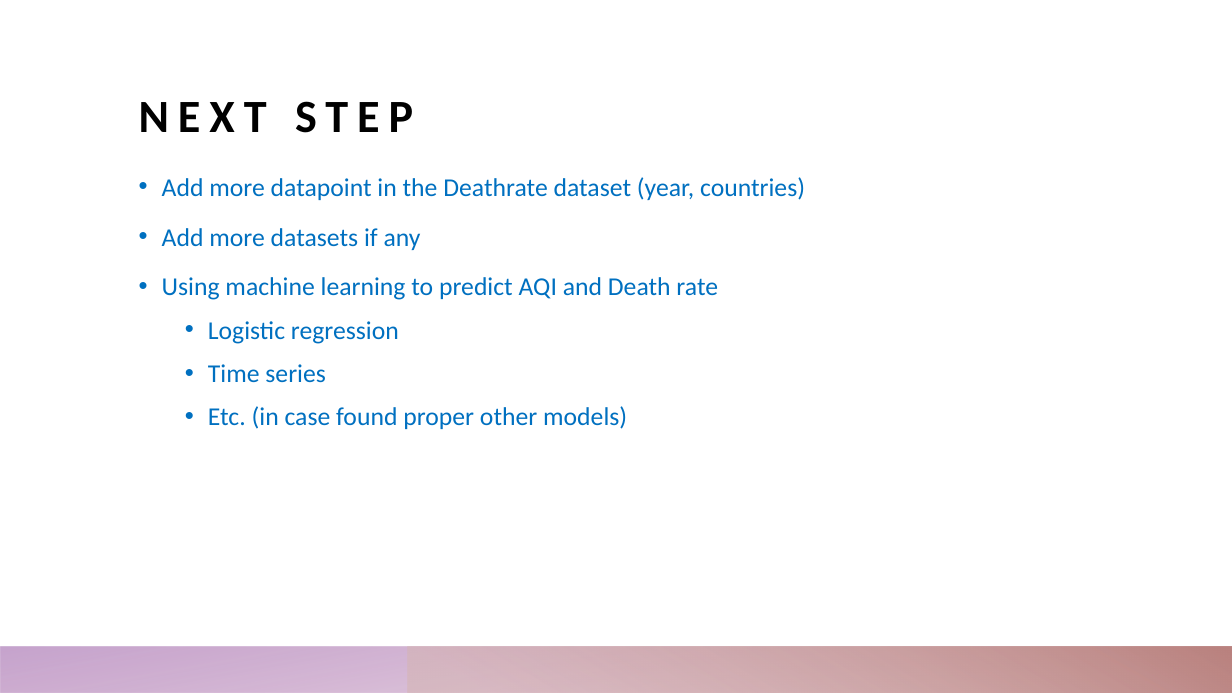
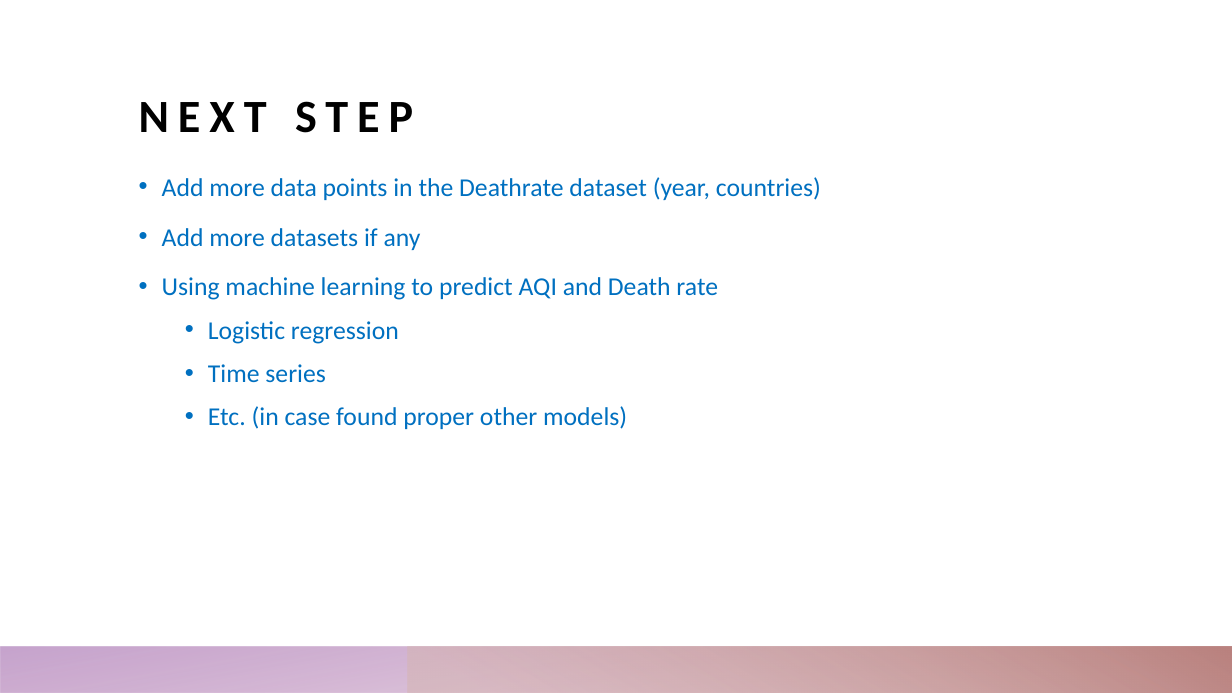
Before and after one commit to Nattie29/Capstone, a slide deck: slide 7 of Capstone Project Sprint1.pptm. Drawn at 1232x693 pixels with LibreOffice and Linux fonts; fonts in the diff are those of the drawing. Boxes give left, top, right and bottom in pixels: in the first picture for what was removed or moved away, otherwise in the second. Text is boxed around its words. In the diff, an @@ line names an element or a change of style, - is before the commit and + after.

```diff
--- a/Capstone Project Sprint1.pptm
+++ b/Capstone Project Sprint1.pptm
@@ text at box(162, 177, 821, 200): text changed @@
-• Add more datapoint in the Deathrate dataset (year, countries)
+• Add more data points in the Deathrate dataset (year, countries)
```
Also in this commit, not shown: 1 other file.
